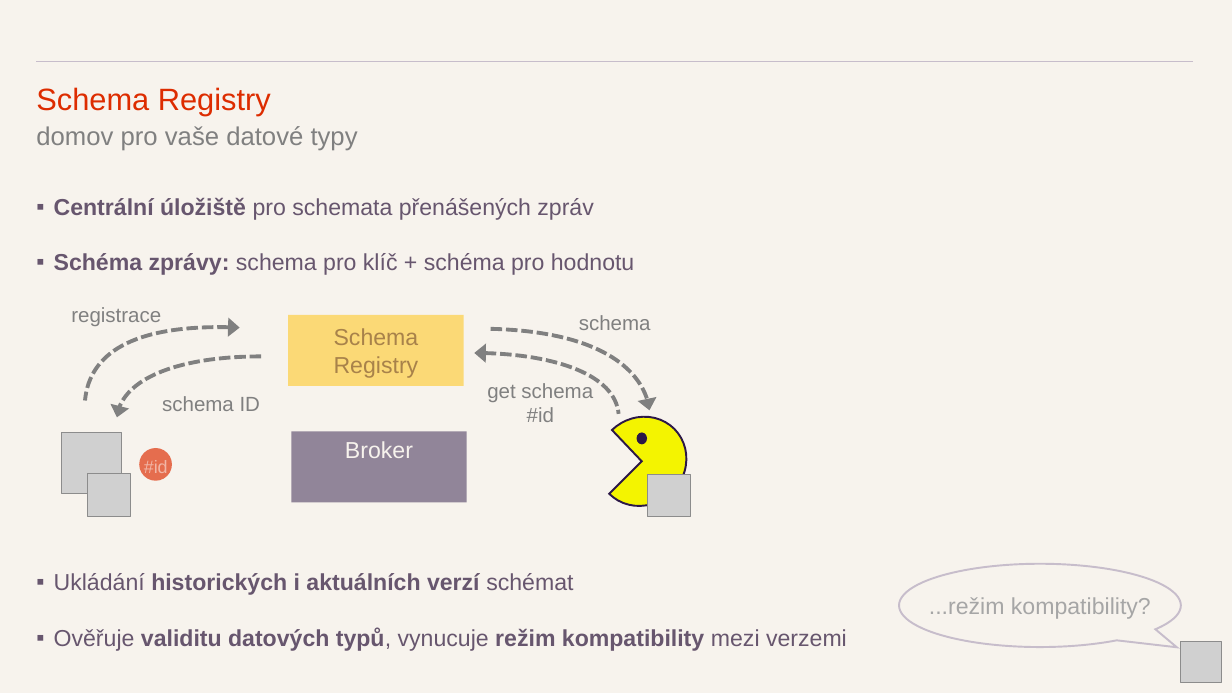
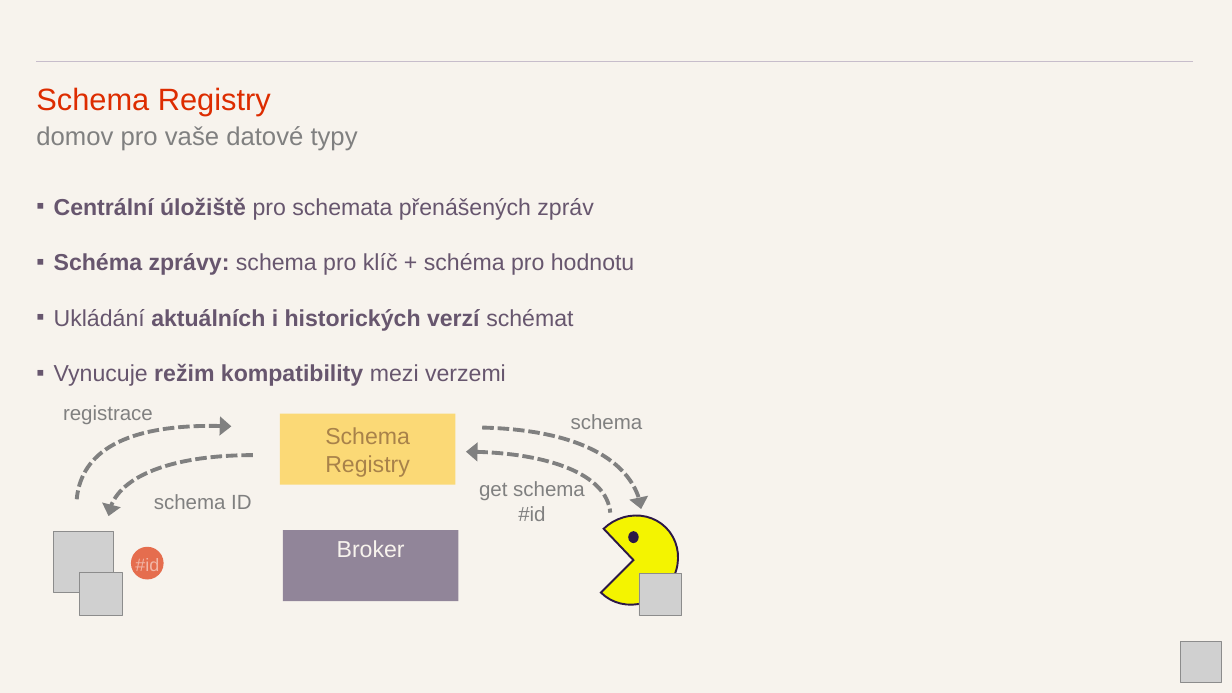
Before and after one commit to kicune/kafka_v_kostce, a slide deck: slide 20 of prez/Kafka v kostce.pptx. Drawn at 1232x693 pixels with LibreOffice and Linux fonts; fonts in the diff are those of the drawing; grey boxes stand for pictures. Boxes give left, top, right and bottom in pixels: in the first picture for what was removed or moved away, otherwise in the second. Text is boxed around its words. In the diff, an @@ line names an element or a change of style, - is before the commit and + after.

Commit message:
Finalni verze

```diff
--- a/prez/Kafka v kostce.pptx
+++ b/prez/Kafka v kostce.pptx
@@ text at (54,309,573,386): paragraphs added @@
+▪ Ukládání aktuálních i historických verzí schémat
+▪ Vynucuje režim kompatibility mezi verzemi
@@ freeform shape: place and size @@
-freeform shape at (117,354,262,431)
+freeform shape at (77,426,231,503)
@@ picture removed at (88,474,130,517) @@
@@ freeform shape: place and size @@
-freeform shape at (85,327,239,404)
+freeform shape at (109,453,253,530)
@@ picture removed at (648,474,690,517) @@
@@ 5 texts, 2 rectangles, 2 freeform shapes, 2 ellipses, 1 picture, 1 pie slice (boxed as its full ellipse): place and size @@
-5 texts, 2 rectangles, 2 freeform shapes, 2 ellipses, 1 picture, 1 pie slice (boxed as its full ellipse) at (61,307,705,525)
+5 texts, 2 rectangles, 2 freeform shapes, 2 ellipses, 1 picture, 1 pie slice (boxed as its full ellipse) at (53,405,697,623)
@@ speech bubble removed at (899,564,1181,647) @@
-...režim kompatibility?
@@ text removed at (54,573,847,651) @@
-▪ Ukládání historických i aktuálních verzí schémat
-▪ Ověřuje validitu datových typů, vynucuje režim kompatibility mezi verzemi
@@ picture added at (79,573,122,616) @@
@@ picture added at (640,573,682,616) @@
```
Also in this commit, not shown: 16 other slides changed.
